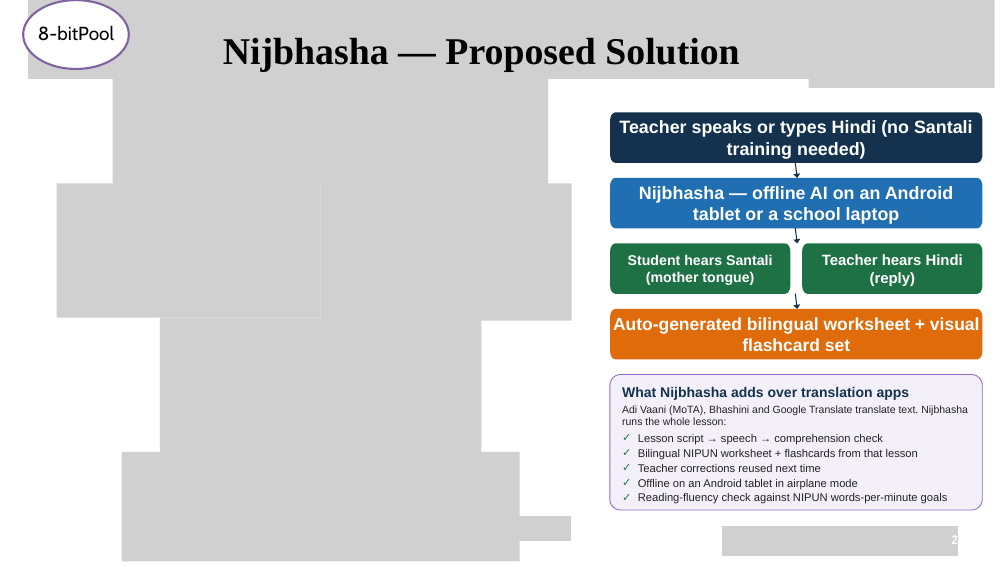
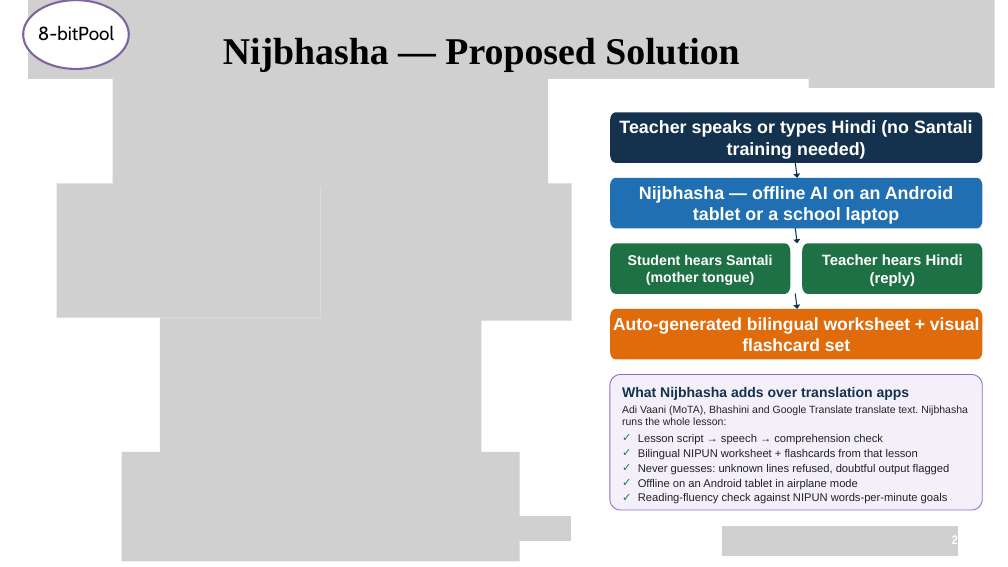
Before and after one commit to barath0512s-rgb/nijbhasha, a slide deck: slide 2 of docs/deck/Nijbhasha_SIH26042_8-bitPool.pptx. Drawn at 1008x567 pixels with LibreOffice and Linux fonts; fonts in the diff are those of the drawing; grey boxes stand for pictures. Boxes give left, top, right and bottom in pixels: in the first picture for what was removed or moved away, otherwise in the second. Text is boxed around its words. In the diff, an @@ line names an element or a change of style, - is before the commit and + after.

```diff
--- a/docs/deck/Nijbhasha_SIH26042_8-bitPool.pptx
+++ b/docs/deck/Nijbhasha_SIH26042_8-bitPool.pptx
@@ text in rounded rectangle at bbox=[638, 464, 950, 474]: text changed @@
-✓ Teacher corrections reused next time
+✓ Never guesses: unknown lines refused, doubtful output flagged
```
Also in this commit, not shown: 2 other slides changed, 3 other files.
